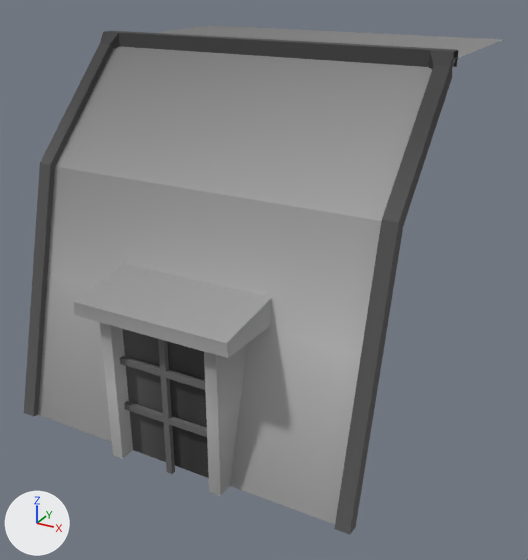
One commit to the FBX model Assets/Meshes/Roof2.fbx: the scene before it, then after it.
Camera for both pictures: a camera (50 mm lens) standing at (2.91, -2.51, 2.42) and looking at (1.07, 0.84, 0.75). Every picture has the same lights, and +X, +Y and +Z are marked at lower left.

Names of what the first picture shows: 'roof2'.
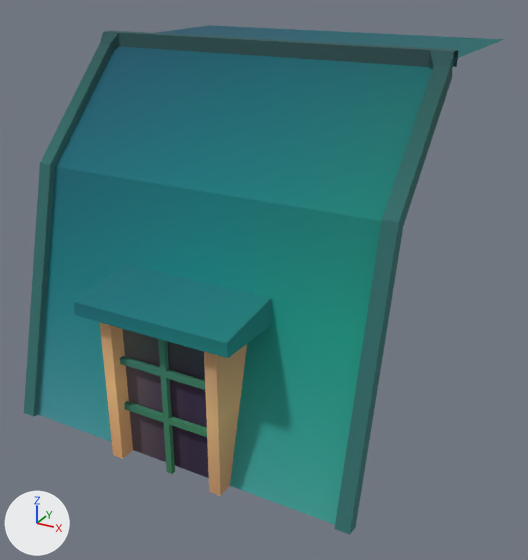
Boxes (x1, y1, x2, y2) around the edits, measured in the pictures (528 x 560 px):
'roof2', surface changed (grey to cyan)
    both: (24, 25, 504, 535)
part 1 of me_cube_033, surface changed (grey to cyan)
    both: (38, 25, 504, 525)

The change, as a diff of the scene's bpy script:
```diff
--- a/Assets/Meshes/Roof2.fbx.py
+++ b/Assets/Meshes/Roof2.fbx.py
@@ img_paletttte_png @@
+img_paletttte_png = load_image('Paletttte.png', '../Materials/Paletttte.png', 8, 8, 'sRGB')
@@ mat_trimsheet @@
 mat_trimsheet = principled_material('Trimsheet')
-mat_trimsheet.texture = img_palettttegrayscale_png
+mat_trimsheet.texture = img_paletttte_png
 mat_trimsheet.roughness = 1.0
@@ me_cube_033 @@
 me_cube_033.from_pydata(...)  # 140 vertices, 100 faces; spans x -0.04..2.0, y -0.15..2.0, z -0.03..2.04
 # used by ob_roof2; location = (0.0, 0.0, 0.0)
+# me_cube_033 part 1: texture (UV) coordinates of 33 of 100 faces, centred in x 0.3..1.7, y -0.15..1.49, z 0.45..2.0, changed; they spanned u 0.53..0.61, v 0.66..0.73 and now span u 0.66..0.73, v 0.28..0.35
 me_cube_033.materials.append(mat_trimsheet)
```
